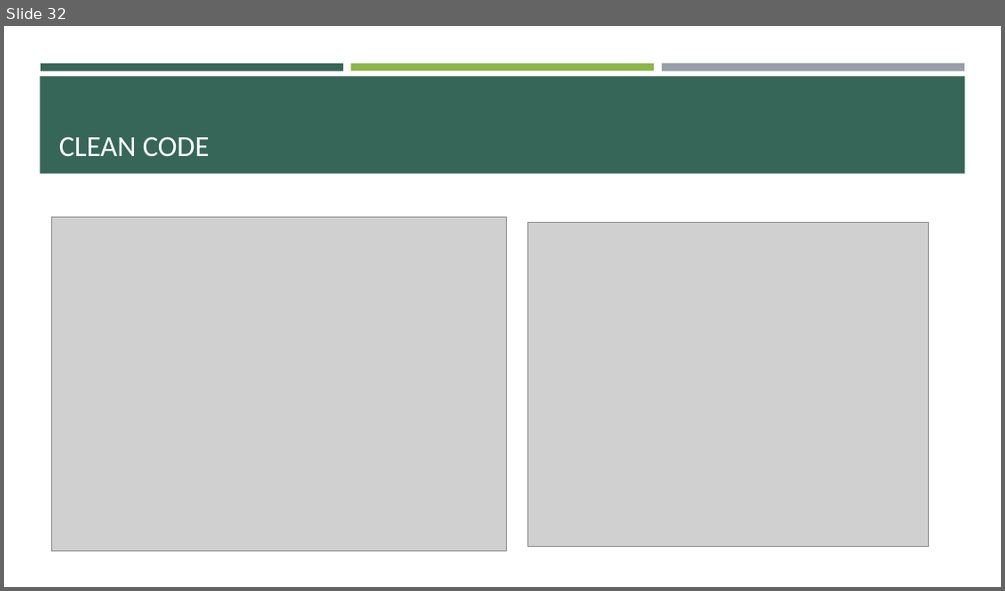
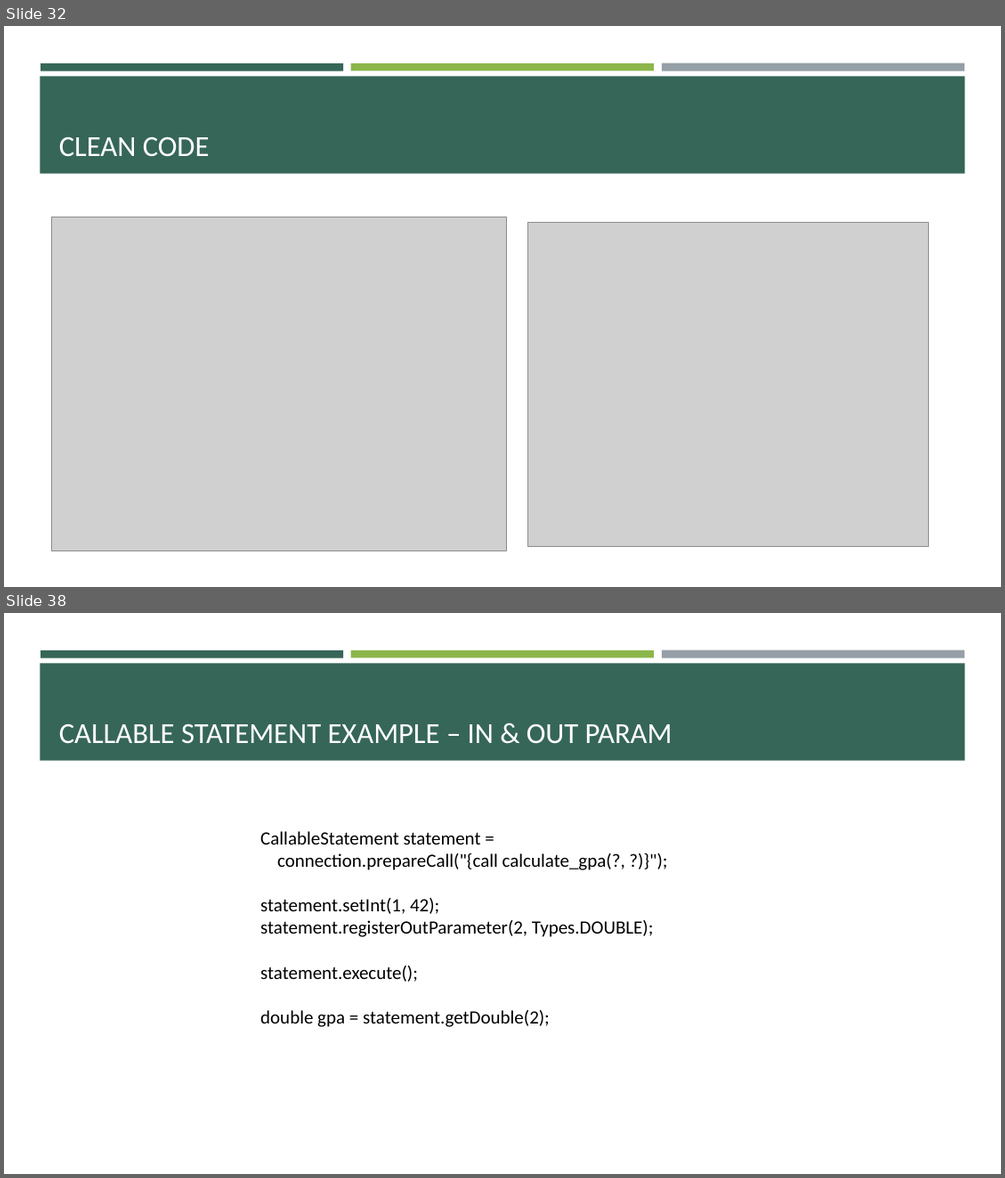
Before and after one commit to e-m-wilson/java-fs, a slide deck: Week_4/Advanced_Java_Design_Patterns_&_JDBC.pptx. Shown one above the other, each under a label of ours: slide 32 before the commit, slides 32 and 38 after it; the slides between them are not shown. The pictures are 1005x591 and 1005x1178 pixels, drawn with LibreOffice and Linux fonts; fonts in the diff are those of the drawing; grey boxes stand for pictures. Boxes give left, top, right and bottom in pixels: in the first picture for what was removed or moved away, otherwise in the second. Text is boxed around its words. In the diff, an @@ line names an element or a change of style, - is before the commit and + after.

```diff
--- a/Week_4/Advanced_Java_Design_Patterns_&_JDBC.pptx
+++ b/Week_4/Advanced_Java_Design_Patterns_&_JDBC.pptx
@@ slide 38 added at bbox=[4, 613, 1001, 1174], background #FFFFFF; not listed: 4 template elements that a slide beside it also shows @@
@@ title added at bbox=[59, 724, 672, 744], 28 pt, text #FFFFFF @@
+CALLABLE STATEMENT EXAMPLE – IN & OUT PARAM
@@ text added at bbox=[260, 831, 653, 1027], 18 pt, text #000000 @@
+CallableStatement statement =
+connection.prepareCall("{call calculate_gpa(?, ?)}");
+statement.setInt(1, 42);
+statement.registerOutParameter(2, Types.DOUBLE);
+statement.execute();
+double gpa = statement.getDouble(2);
```
Also in this commit, not shown: 9 other slides added, 1 slide removed, 25 other files.
